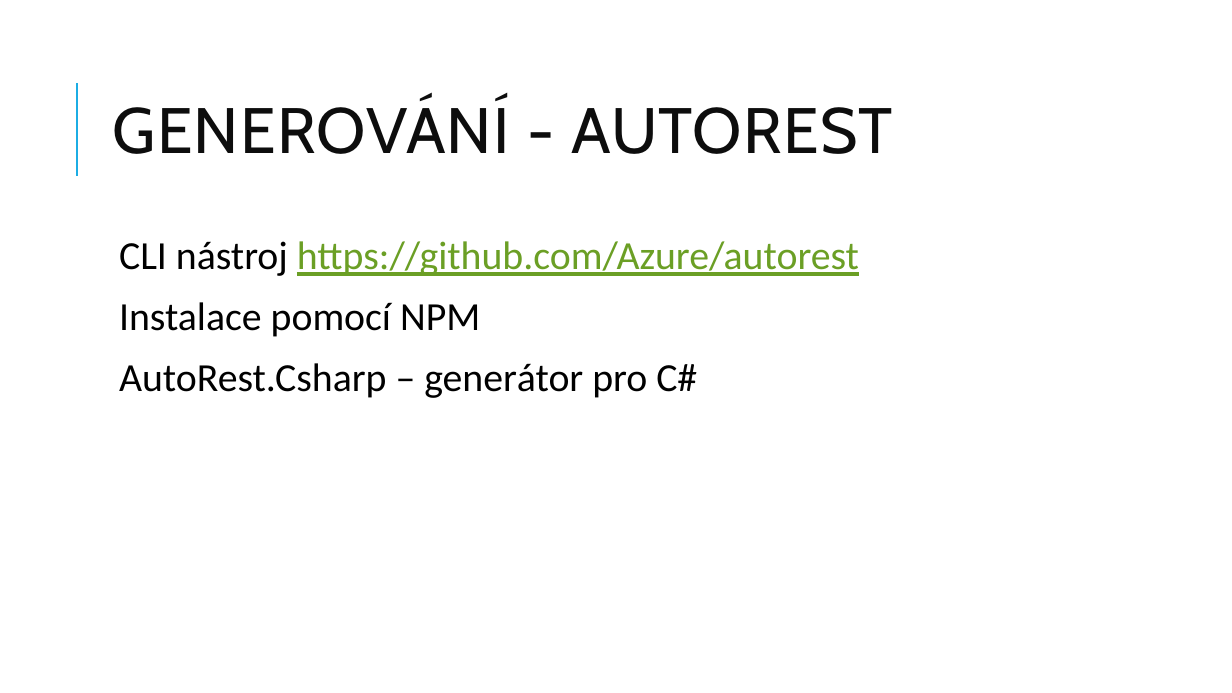
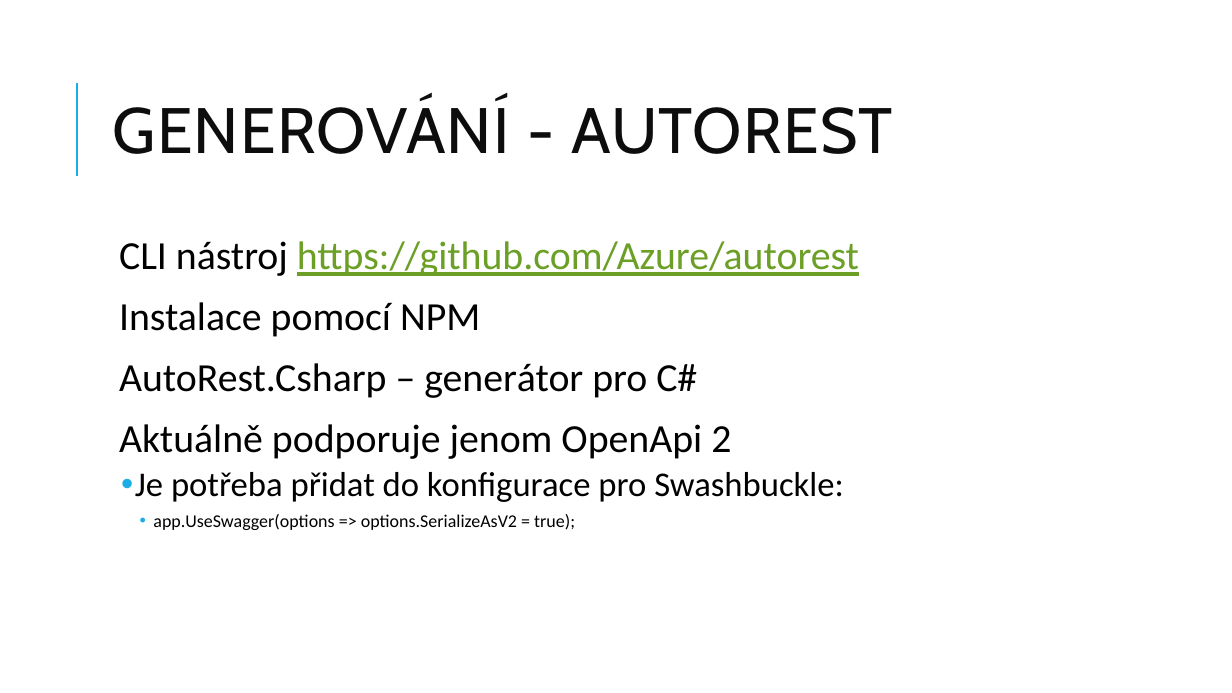
Before and after one commit to jasho/pv239-maui, a slide deck: slide 13 of 06_API/PV239-Xamarin-06_API.pptx. Drawn at 1232x693 pixels with LibreOffice and Linux fonts; fonts in the diff are those of the drawing. Boxes give left, top, right and bottom in pixels: in the first picture for what was removed or moved away, otherwise in the second. Text is boxed around its words. In the diff, an @@ line names an element or a change of style, - is before the commit and + after.

Commit message:
Updated presentation for lab 06_API. Enabled annotations for Swashbuckle.

```diff
--- a/06_API/PV239-Xamarin-06_API.pptx
+++ b/06_API/PV239-Xamarin-06_API.pptx
@@ text at (119,424,844,530): paragraphs added @@
+  Aktuálně podporuje jenom OpenApi 2
+  • Je potřeba přidat do konfigurace pro Swashbuckle:
+    • app.UseSwagger(options => options.SerializeAsV2 = true);
```
Also in this commit, not shown: 1 other slide changed, 2 other files.
